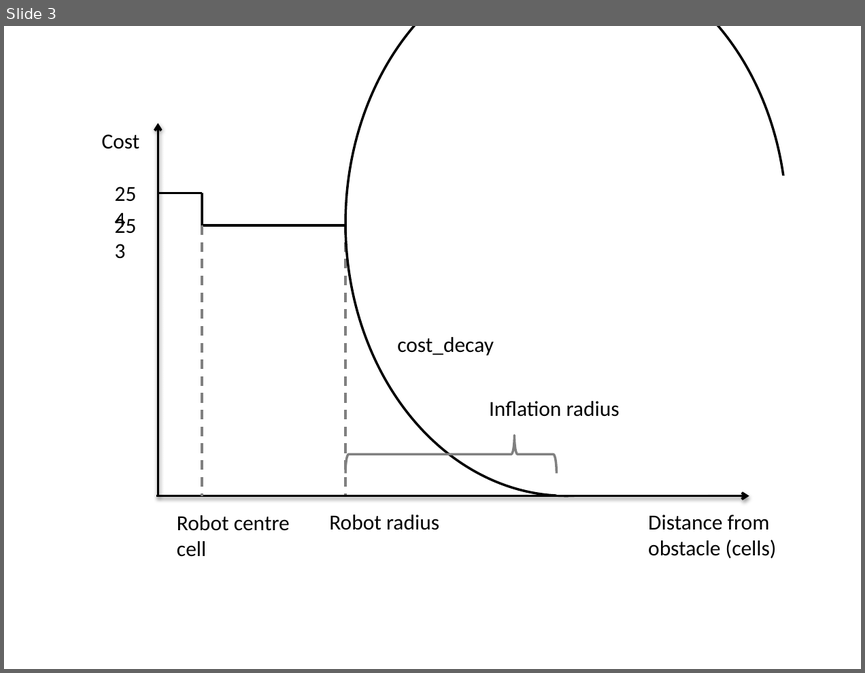
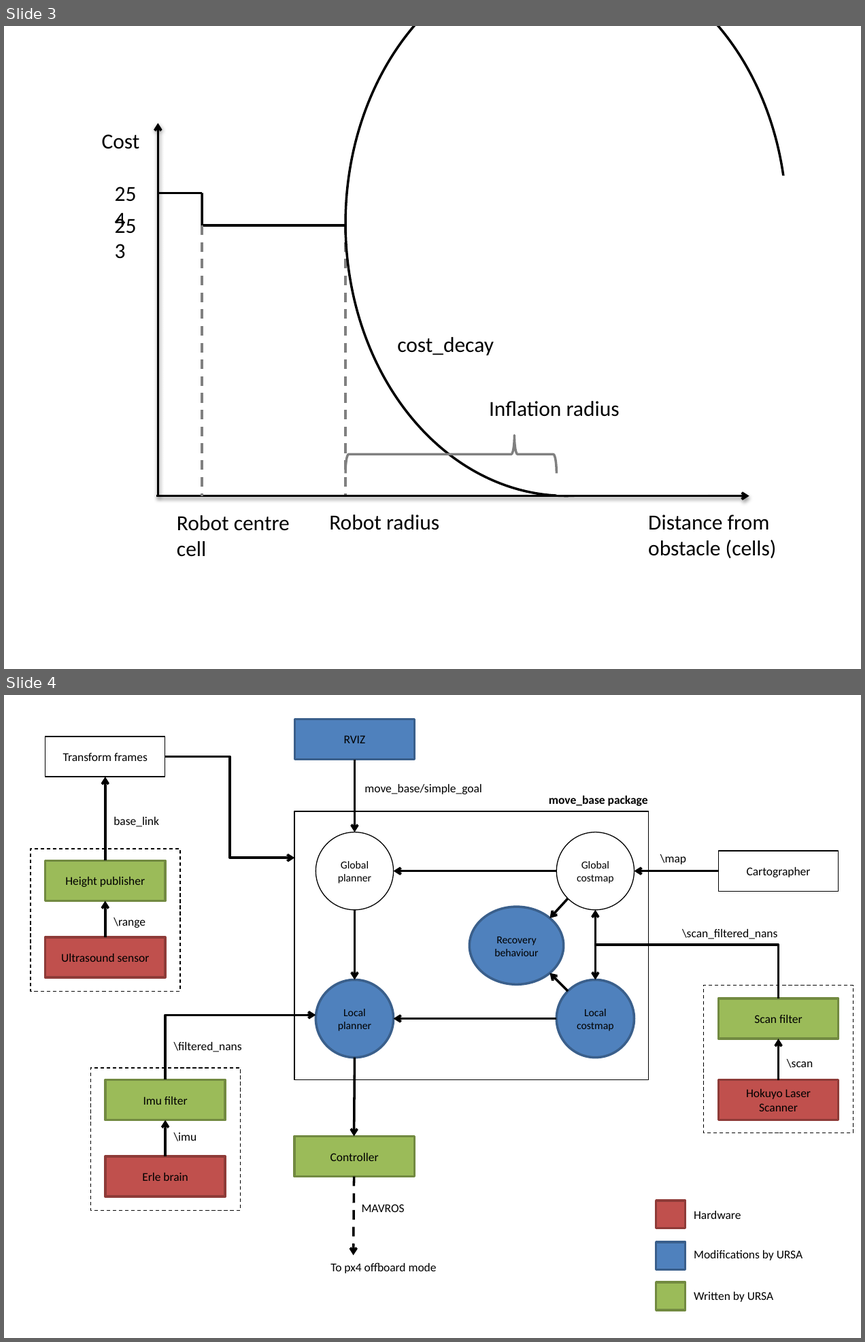
Before and after one commit to lachyd/final_report, a slide deck: imgs/created_images.pptx. Shown one above the other, each under a label of ours: slide 3 before the commit, slides 3 and 4 after it. The pictures are 865x673 and 865x1342 pixels, drawn with LibreOffice and Linux fonts; fonts in the diff are those of the drawing. Boxes give left, top, right and bottom in pixels: in the first picture for what was removed or moved away, otherwise in the second. Text is boxed around its words. In the diff, an @@ line names an element or a change of style, - is before the commit and + after.

```diff
--- a/imgs/created_images.pptx
+++ b/imgs/created_images.pptx
@@ slide 4 added at (4,695,861,1338), background #FFFFFF @@
@@ group added at (31,719,853,1309): 17 rectangles, 14 texts, 13 arrows, 5 ellipses, 2 elbow arrows, 1 double arrow, 1 elbow line @@
+Global planner
+Controller
+Local
+planner
+Global
+costmap
+Local
+costmap
+Recovery
+behaviour
+Imu filter
+Erle brain
+Transform frames
+RVIZ
+Cartographer
+Scan filter
+Hokuyo Laser Scanner
+\scan
+\scan_filtered_nans
+\map
+move_base package
+move_base/simple_goal
+\imu
+\filtered_nans
+MAVROS
+To px4 offboard mode
+Modifications by URSA
+Written by URSA
+Hardware
+Height publisher
+Ultrasound sensor
+\range
+base_link
```
Also in this commit, not shown: 2 other slides added, 12 other files.
